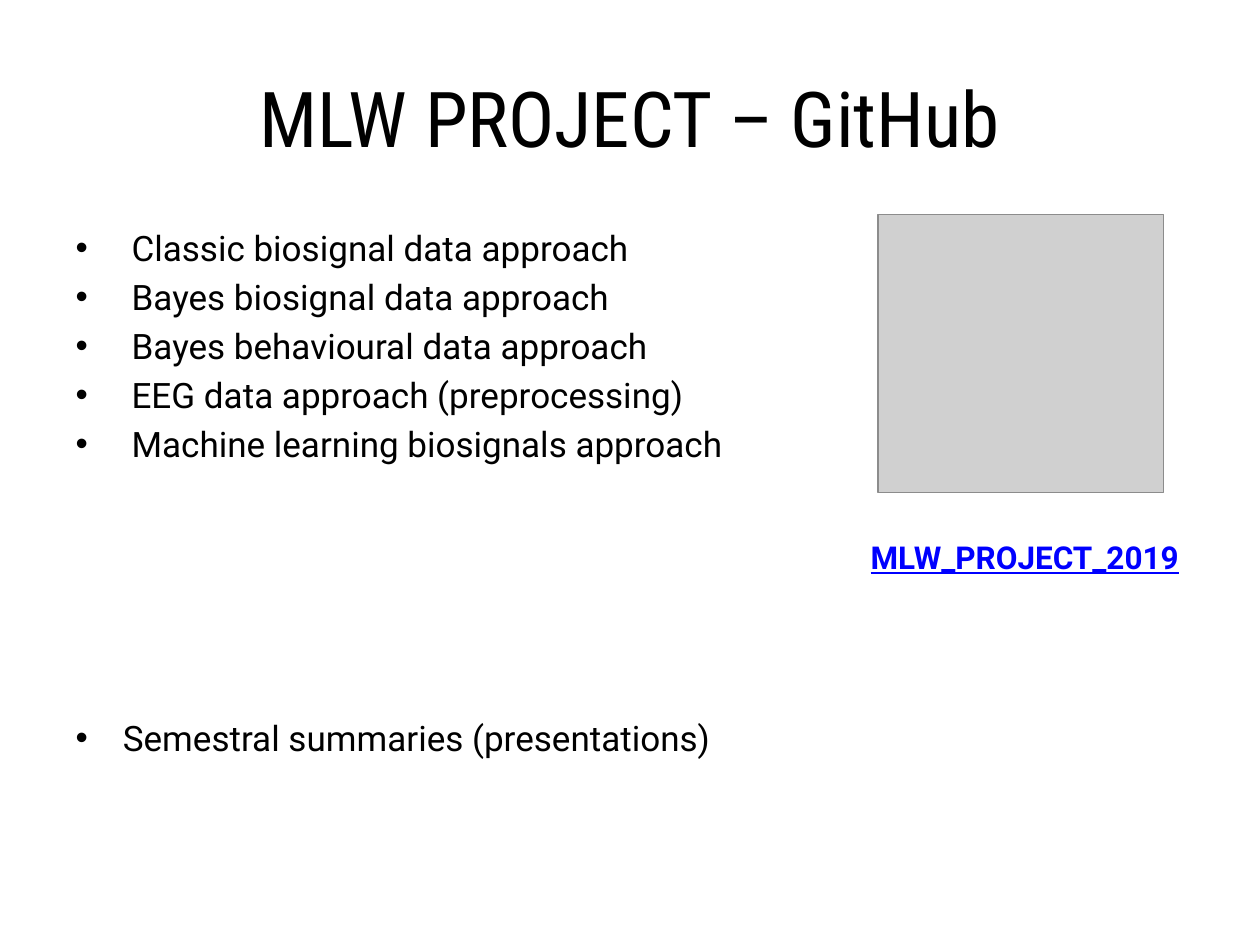
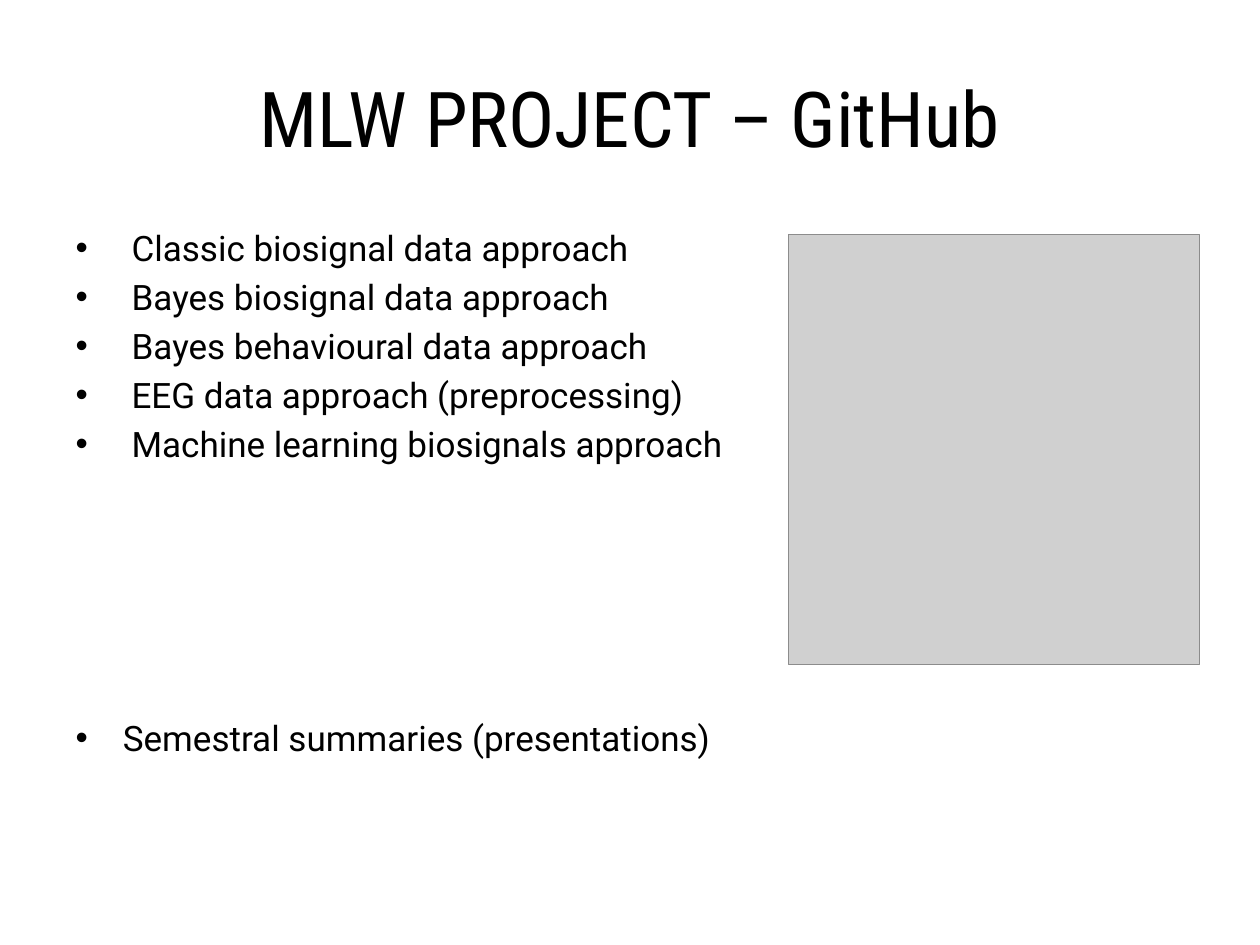
Before and after one commit to DominikaDrazyk/MLW_PROJECT_2019, a slide deck: slide 2 of KWIK_MLW_2019_SUMMER_SUMMARY.pptx. Drawn at 1260x945 pixels with LibreOffice and Linux fonts; fonts in the diff are those of the drawing; grey boxes stand for pictures. Boxes give left, top, right and bottom in pixels: in the first picture for what was removed or moved away, otherwise in the second. Text is boxed around its words. In the diff, an @@ line names an element or a change of style, - is before the commit and + after.

Commit message:
summary up

```diff
--- a/KWIK_MLW_2019_SUMMER_SUMMARY.pptx
+++ b/KWIK_MLW_2019_SUMMER_SUMMARY.pptx
@@ picture added at (x1=789, y1=234, x2=1200, y2=665) @@
@@ picture removed at (x1=878, y1=214, x2=1164, y2=491) @@
@@ text removed at (x1=871, y1=546, x2=1179, y2=574) @@
-MLW_PROJECT_2019
```
